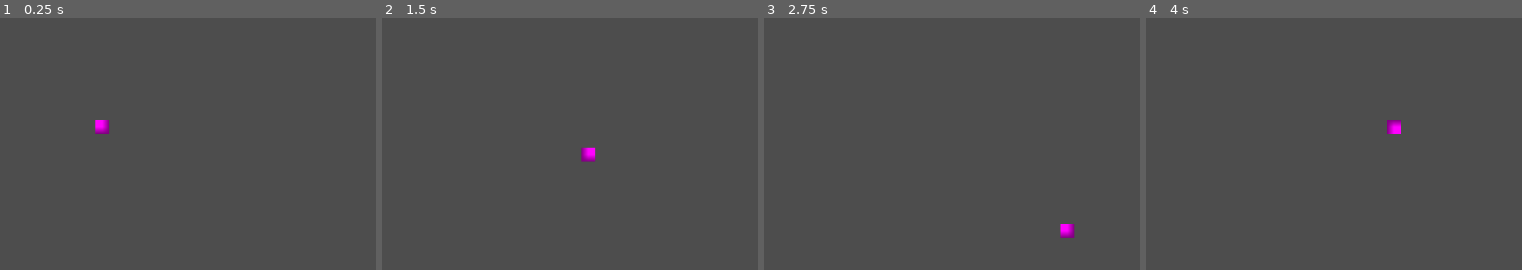
Above: before the commit, frames 1-4 (left to right).
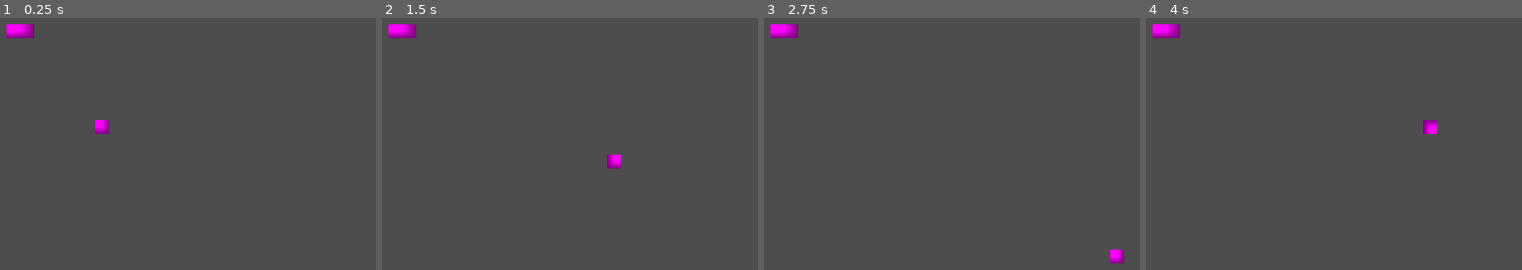
Above: after the commit, the same moments.

Repository: HadertS/alchemica-prototype-2
Game: Godot game, scene res://Scene/test.tscn
Two runs of this game, one before a commit and one after it. Both use one fixed random seed, a clock stepped at 60 frames per second and the inputs below.
Inputs:
- Up to frame 1 (0.25 s): no input
- Up to frame 2 (1.5 s): tap Enter at 0.5 s; hold Right (ui_right) 0.53-1.28 s; tap Space (ui_select) at 0.6, 0.77, 1.07, 1.35 s; hold Down (ui_down) from 1.28 s (still down)
- Up to frame 3 (2.75 s): tap Space (ui_select) at 1.52, 1.82, 2.1 s; release Down (ui_down) at 2.03 s; hold Right (ui_right) from 2.03 s (still down)
- Up to frame 4 (4 s): release Right (ui_right) at 2.78 s; hold Up (ui_up) 2.78-3.53 s; tap Space (ui_select) at 2.85, 3.02, 3.32, 3.6, 3.77 s; hold Left (ui_left) from 3.53 s (still down)

The runs differ from the first frame. In frame 1, 0.4% of the frame differs, in the area x 1-10%, y 2-8%; in frame 2, 0.9%, in the area x 1-64%, y 2-60%; in frame 3, 0.8%; in frame 4, 0.8%.

Commit message:
Added interaction system

Diff:
--- a/Scene/Player/Player.tscn
+++ b/Scene/Player/Player.tscn
@@ -3,20 +3,29 @@
 [ext_resource type="Script" uid="uid://cowv4uwt1ie44" path="res://Script/Component/Input/input_component.gd" id="1_dsw18"]
 [ext_resource type="Script" uid="uid://b7dogybbs6mp8" path="res://Scene/Player/player.gd" id="1_s60e6"]
 [ext_resource type="Script" uid="uid://dh4p5icbb8ey2" path="res://Script/Component/Movement/movement_component.gd" id="3_e35vl"]
+[ext_resource type="Script" uid="uid://du44dh37jbunj" path="res://Script/Component/Interactor/interactor_component.gd" id="4_g0r71"]
+
+[sub_resource type="CircleShape2D" id="CircleShape2D_p7e0v"]
 
 [sub_resource type="PlaceholderTexture2D" id="PlaceholderTexture2D_e35vl"]
 
-[sub_resource type="CircleShape2D" id="CircleShape2D_p7e0v"]
-
 [node name="Player" type="CharacterBody2D" unique_id=1600506789]
 script = ExtResource("1_s60e6")
+
+[node name="CollisionShape2D" type="CollisionShape2D" parent="." unique_id=1401500638]
+scale = Vector2(1, 0.99999994)
+shape = SubResource("CircleShape2D_p7e0v")
 
 [node name="Sprite2D" type="Sprite2D" parent="." unique_id=1012548402]
 scale = Vector2(20, 20.000002)
 texture = SubResource("PlaceholderTexture2D_e35vl")
 
-[node name="CollisionShape2D" type="CollisionShape2D" parent="." unique_id=1401500638]
-shape = SubResource("CircleShape2D_p7e0v")
+[node name="RayCast2D" type="RayCast2D" parent="Sprite2D" unique_id=1253393092]
+scale = Vector2(0.05, 0.049999986)
+target_position = Vector2(57, 0)
+hit_from_inside = true
+collide_with_areas = true
+collide_with_bodies = false
 
 [node name="InputComponent" type="Node" parent="." unique_id=1789717901]
 unique_name_in_owner = true
@@ -27,4 +36,10 @@
 script = ExtResource("3_e35vl")
 body = NodePath("..")
 model = NodePath("../Sprite2D")
-speed = 200.0
+speed = 250.0
+
+[node name="InteractorComponent" type="Node" parent="." unique_id=2095045384 node_paths=PackedStringArray("body", "interactor")]
+unique_name_in_owner = true
+script = ExtResource("4_g0r71")
+body = NodePath("..")
+interactor = NodePath("../Sprite2D/RayCast2D")
--- a/Scene/Player/player.gd
+++ b/Scene/Player/player.gd
@@ -2,8 +2,11 @@
 
 @onready var input_component: InputComponent = %InputComponent
 @onready var movement_component: MovementComponent = %MovementComponent
+@onready var interactor_component: InteractorComponent = %InteractorComponent
 
 func _physics_process(delta: float):
-    input_component.update()
-    movement_component.direction = input_component.move_direction
-    movement_component.tick(delta)
+	input_component.update()
+	movement_component.direction = input_component.move_direction
+	movement_component.tick(delta)
+	interactor_component.interact_pressed = input_component.interact_pressed
+	interactor_component.tick(delta)
--- /dev/null
+++ b/Scene/table/action_open_table_screen.gd
@@ -0,0 +1,4 @@
+extends Node
+
+func action():
+    print("opening table screen")
--- /dev/null
+++ b/Scene/table/table.gd
@@ -0,0 +1,3 @@
+extends Area2D
+
+@onready var interactable_component: InteractableComponent = %InteractableComponent
--- /dev/null
+++ b/Scene/table/table.tscn
@@ -0,0 +1,29 @@
+[gd_scene format=3 uid="uid://dd47nqvkaaie1"]
+
+[ext_resource type="Script" uid="uid://bxsc2t3isquln" path="res://Scene/table/table.gd" id="1_0fxme"]
+[ext_resource type="Script" uid="uid://dkfe3g53p3eep" path="res://Script/Component/Interactable/interactable_component.gd" id="2_t2dyc"]
+[ext_resource type="Script" uid="uid://scrn4h2met3q" path="res://Scene/table/action_open_table_screen.gd" id="3_d1yfk"]
+
+[sub_resource type="PlaceholderTexture2D" id="PlaceholderTexture2D_boox8"]
+
+[sub_resource type="RectangleShape2D" id="RectangleShape2D_qj2di"]
+size = Vector2(20, 10)
+
+[node name="Table" type="Area2D" unique_id=1533456843]
+scale = Vector2(2, 2)
+script = ExtResource("1_0fxme")
+
+[node name="Sprite2D" type="Sprite2D" parent="." unique_id=1458120847]
+scale = Vector2(20, 10)
+texture = SubResource("PlaceholderTexture2D_boox8")
+
+[node name="CollisionShape2D" type="CollisionShape2D" parent="." unique_id=1586673101]
+shape = SubResource("RectangleShape2D_qj2di")
+debug_color = Color(0.26743254, 0.65230197, 1.92523e-07, 0.41960785)
+
+[node name="InteractableComponent" type="Node" parent="." unique_id=1202816227]
+unique_name_in_owner = true
+script = ExtResource("2_t2dyc")
+
+[node name="ActionOpenTable" type="Node" parent="InteractableComponent" unique_id=148359516]
+script = ExtResource("3_d1yfk")
--- a/Scene/test.tscn
+++ b/Scene/test.tscn
@@ -1,8 +1,12 @@
-[gd_scene load_steps=0 format=3 uid="uid://da41akhdk20uv"]
+[gd_scene format=3 uid="uid://da41akhdk20uv"]
 
-[ext_resource type="PackedScene" uid="uid://di73vmar74f7t" path="res://Scene/Player/player.tscn" id="1_fqvlb"]
+[ext_resource type="PackedScene" uid="uid://dkb7o26qa3s5y" path="res://Scene/Player/player.tscn" id="1_fqvlb"]
+[ext_resource type="PackedScene" uid="uid://dd47nqvkaaie1" path="res://Scene/table/table.tscn" id="2_o6ksy"]
 
 [node name="Test" type="Node2D" unique_id=1149477348]
 
 [node name="Player" parent="." unique_id=1600506789 instance=ExtResource("1_fqvlb")]
 position = Vector2(531, 365)
+
+[node name="Table" parent="." unique_id=1533456843 instance=ExtResource("2_o6ksy")]
+position = Vector2(413, 227)
--- a/Script/Component/Input/input_component.gd
+++ b/Script/Component/Input/input_component.gd
@@ -2,7 +2,9 @@
 
 ## The normalized direction vector to use for movement.
 var move_direction: Vector2 = Vector2.ZERO
+var interact_pressed: bool = false
 
 func update():
     # Read input and assemble movement vector based on default Godot input actions.
     move_direction = Input.get_vector("ui_left", "ui_right", "ui_up", "ui_down")
+    interact_pressed = Input.is_action_just_pressed("ui_select")
--- /dev/null
+++ b/Script/Component/Interactable/interactable_component.gd
@@ -0,0 +1,7 @@
+class_name InteractableComponent extends Node
+
+
+func interact():
+	var interaction_queue = get_children()
+	for interaction in interaction_queue:
+		interaction.action()
--- /dev/null
+++ b/Script/Component/Interactor/interactor_component.gd
@@ -0,0 +1,17 @@
+class_name InteractorComponent extends Node
+
+@export var body: CharacterBody2D
+@export var interactor: RayCast2D
+signal intereaction(collider)
+
+
+var interact_pressed: bool = false
+
+func tick(delta: float):
+	if body == null or interactor == null:
+		return
+	if interact_pressed:
+		var hit = interactor.get_collider()
+		if hit != null and hit.get_node("%InteractableComponent"):
+			hit.get_node("%InteractableComponent").interact()
+		return
--- a/Script/Component/Movement/movement_component.gd
+++ b/Script/Component/Movement/movement_component.gd
@@ -15,4 +15,6 @@
     body.move_and_slide()
     if model and direction.length() > 0.001:
         var look_direction := direction.normalized()
+
+        # Look at the direction of the movement
         model.look_at(model.global_position + look_direction)
Not shown, added: Scene/table/action_open_table_screen.gd.uid
Not shown, added: Scene/table/table.gd.uid
Not shown, added: Script/Component/Interactable/interactable_component.gd.uid
Not shown, added: Script/Component/Interactor/interactor_component.gd.uid
